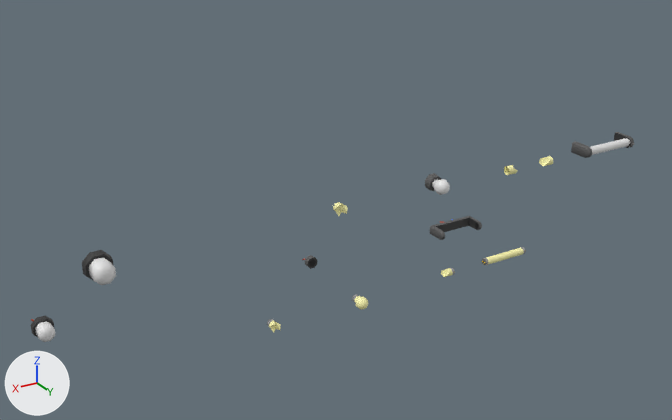
The FBX model Assets/Art/Models/Structures/WallMounts/Lights.fbx, before and after one commit.
The view is the same before and after, from a camera (50 mm lens) standing at (3.63, 8.3, 4.77) and looking at (-0.66, 1.15, 1.2). The lights are fixed; the arrows at lower left show +X, +Y and +Z. Where no turn or scale is listed for an object, it has been applied to the vertices.

The older version as bpy lines, for what is in view:
```python
ob_emergencylightfixture = bpy.data.objects.new('EmergencyLightFixture', me_alarmsiren_001)
ob_emergencylightfixture.location = (2.0, 2.0, 0.0)
ob_lightbulbattached = bpy.data.objects.new('LightBulbAttached', me_lightbulb_000)
ob_lightbulbattached.location = (-1.0, 2.0, 0.0)
ob_lightbulbattachedbroken = bpy.data.objects.new('LightBulbAttachedBroken', me_lightbulbbroken_000)
ob_lightbulbattachedbroken.location = (0.0, 2.0, 0.0)
ob_lightbulbfixture = bpy.data.objects.new('LightBulbFixture', me_lightbulbframe_001)
ob_lightbulbfixture.location = (-1.0, 2.0, 0.0)
ob_lighttubeattached = bpy.data.objects.new('LightTubeAttached', me_lighttube_000)
ob_lighttubeattached.location = (-3.0, 2.0, 0.0)
ob_lighttubeattachedbroken = bpy.data.objects.new('LightTubeAttachedBroken', me_lighttubebroken_000)
ob_lighttubeattachedbroken.location = (-2.0, 2.0, 0.0)
ob_lighttubefixture = bpy.data.objects.new('LightTubeFixture', me_lighttubeframe_001)
ob_lighttubefixture.location = (-3.0, 2.0, 0.0)
ob_lighttubeframe = bpy.data.objects.new('LightTubeFrame', me_lighttubeframe_002)
ob_lighttubeframe.location = (-3.0, 0.016, 0.052)
```
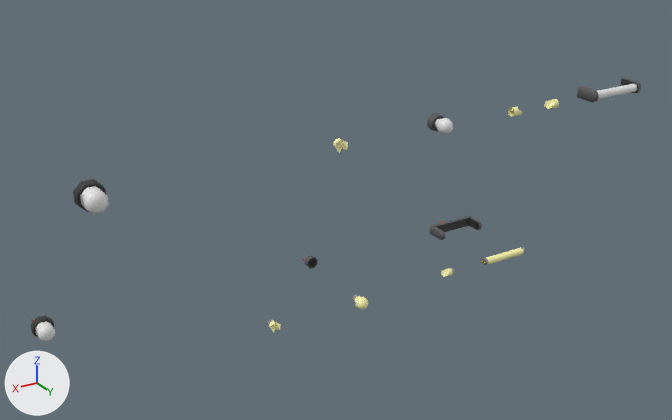
What differs and where, as boxes [x1, y1, x2, y2] in the pictures (672 x 420 px):
'EmergencyLightFixture', mesh moved: before [82, 250, 116, 285]; after [73, 179, 109, 214]
'LightTubeFixture', mesh moved: before [571, 132, 634, 158]; after [577, 78, 641, 102]
'LightTubeAttached', mesh moved: before [590, 138, 630, 155]; after [597, 84, 637, 99]
'LightBulbAttached', mesh moved: before [432, 179, 450, 195]; after [435, 118, 453, 134]
'LightTubeAttachedBroken', mesh moved: before [504, 156, 553, 175]; after [508, 99, 559, 117]
'LightBulbFixture', mesh moved: before [425, 173, 441, 191]; after [427, 113, 443, 131]
'LightBulbAttachedBroken', mesh moved: before [333, 202, 347, 216]; after [333, 138, 348, 153]

The edits, one by one:
me_lighttube_000 has 16 vertices, 8 faces and spans x -0.262..0.262, y 0.294..0.379, z 1.739..1.824.
me_lighttube_000 is used by ob_lighttubeattached; location (-3.0, 2.0, 0.0).
me_lighttube_000 part 3: the whole mesh is moved by (0.0, 0.0, 0.55).
me_lightbulb_000 has 41 vertices, 40 faces and spans x -0.063..0.063, y 0.268..0.422, z 1.719..1.845.
me_lightbulb_000 is used by ob_lightbulbattached; location (-1.0, 2.0, 0.0).
me_lightbulb_000 part 2: the whole mesh is moved by (0.0, 0.0, 0.55).
me_lighttubeframe_001 has 56 vertices, 44 faces and spans x -0.31..0.31, y 0.172..0.398, z 1.727..1.836.
me_lighttubeframe_001 is used by ob_lighttubefixture; location (-3.0, 2.0, 0.0).
me_lighttubeframe_001 part 6: the whole mesh is moved by (0.0, 0.0, 0.55).
me_alarmsiren_001 has 40 vertices, 39 faces and spans x -0.107..0.107, y 0.203..0.417, z 1.634..1.849.
me_alarmsiren_001 is used by ob_emergencylightfixture; location (2.0, 2.0, 0.0).
me_alarmsiren_001 part 1: the whole mesh is moved by (0.0, 0.0, 0.55).
me_lighttubebroken_000 has 34 vertices, 32 faces and spans x -0.262..0.262, y 0.293..0.379, z 1.739..1.824.
me_lighttubebroken_000 is used by ob_lighttubeattachedbroken; location (-2.0, 2.0, 0.0).
me_lighttubebroken_000 part 4: the whole mesh is moved by (0.0, 0.0, 0.55).
me_lightbulbbroken_000 has 22 vertices, 24 faces and spans x -0.0557..0.0559, y 0.2676..0.3566, z 1.7207..1.8408.
me_lightbulbbroken_000 is used by ob_lightbulbattachedbroken; location (0.0, 2.0, 0.0).
me_lightbulbbroken_000 part 5: the whole mesh is moved by (0.0, 0.0, 0.55).
me_lightbulbframe_001 has 24 vertices, 20 faces and spans x -0.0712..0.0712, y 0.2008..0.2676, z 1.7105..1.853.
me_lightbulbframe_001 is used by ob_lightbulbfixture; location (-1.0, 2.0, 0.0).
me_lightbulbframe_001 part 7: the whole mesh is moved by (0.0, 0.0, 0.55).
